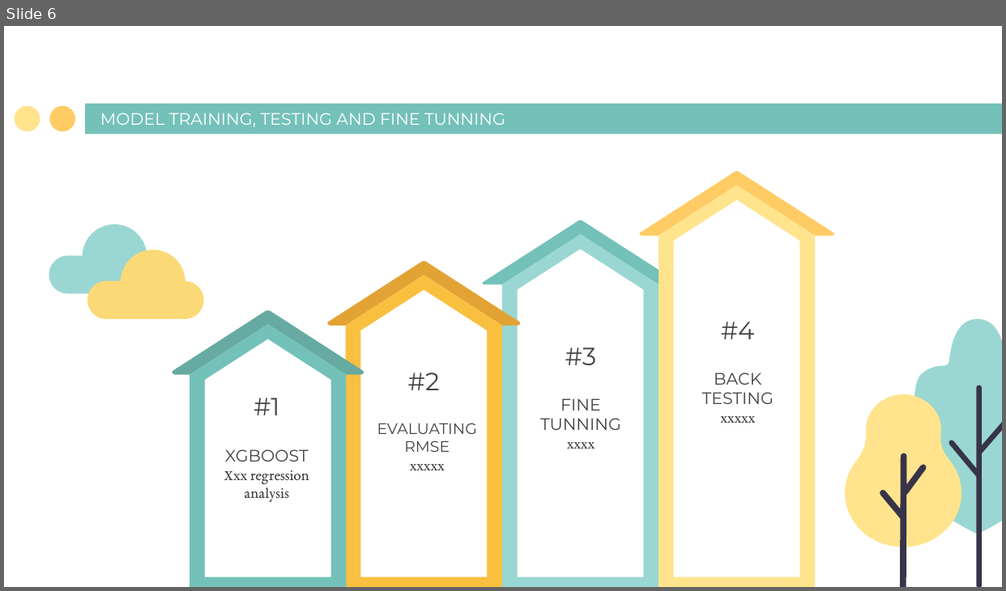
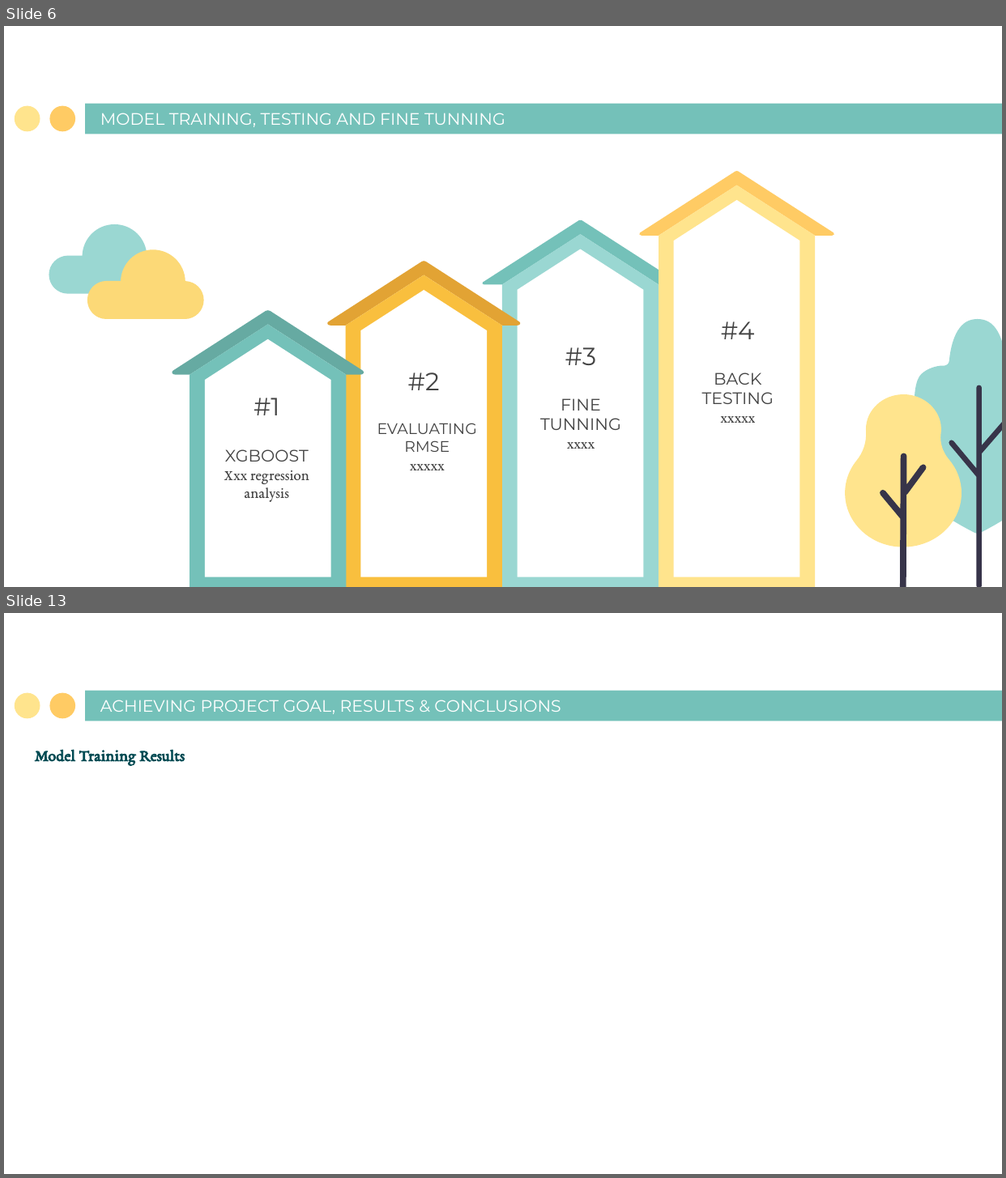
Before and after one commit to BrownTD/Final-Project, a slide deck: Group 2 Final Project House Price Prediction.pptx. Shown one above the other, each under a label of ours: slide 6 before the commit, slides 6 and 13 after it; the slides between them are not shown. The pictures are 1006x591 and 1006x1178 pixels, drawn with LibreOffice and Linux fonts; fonts in the diff are those of the drawing. Boxes give left, top, right and bottom in pixels: in the first picture for what was removed or moved away, otherwise in the second. Text is boxed around its words. In the diff, an @@ line names an element or a change of style, - is before the commit and + after.

```diff
--- a/Group 2 Final Project House Price Prediction.pptx
+++ b/Group 2 Final Project House Price Prediction.pptx
@@ slide 13 added at bbox=[4, 613, 1002, 1174], background #FFFFFF; not listed: 3 template elements that a slide beside it also shows @@
@@ title added at bbox=[100, 700, 560, 714], 12 pt, text #FFFFFF @@
+ACHIEVING PROJECT GOAL, RESULTS & CONCLUSIONS
@@ text added at bbox=[35, 749, 185, 766], 12 pt, text #004C54, bold @@
+Model Training Results
```
Also in this commit, not shown: 8 slides changed, 5 other slides added.
